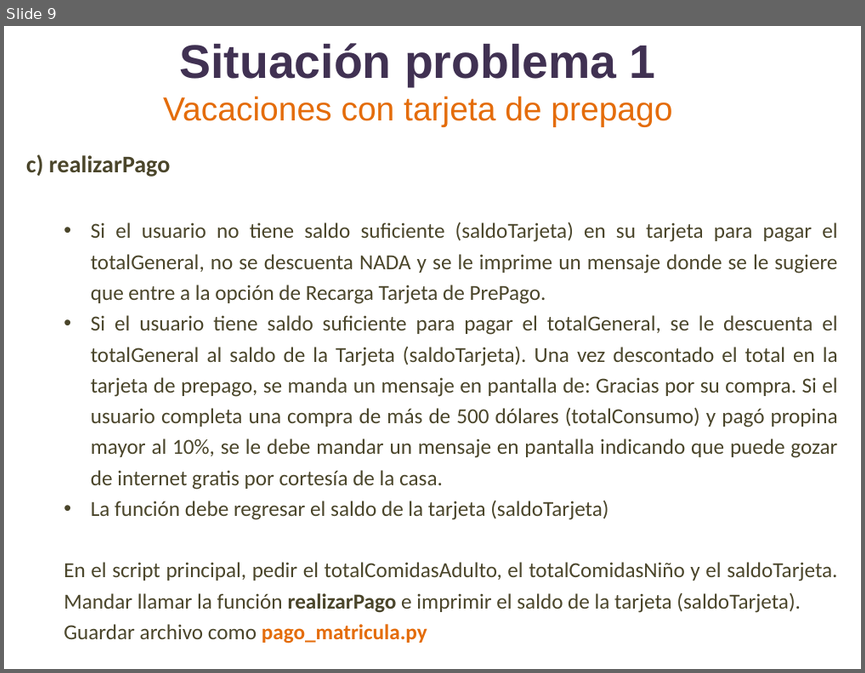
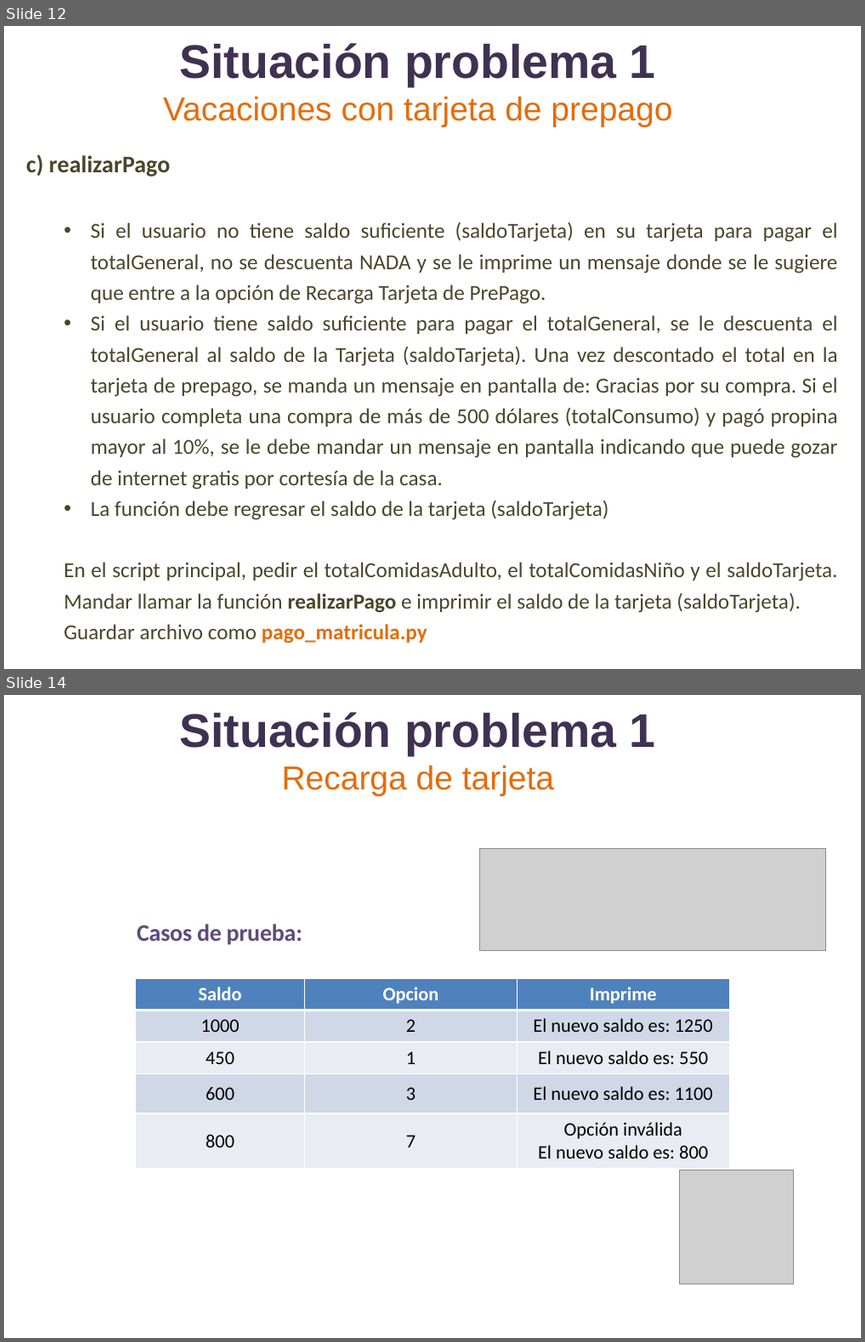
Before and after one commit to lizetheP/PensamientoC, a slide deck: Calendario2019/Presentaciones/Semana2/SITUACION1_F.pptx. Shown one above the other, each under a label of ours: slide 9 before the commit, slides 12 and 14 after it; the slides between them are not shown. The pictures are 865x673 and 865x1342 pixels, drawn with LibreOffice and Linux fonts; fonts in the diff are those of the drawing; grey boxes stand for pictures. Boxes give left, top, right and bottom in pixels: in the first picture for what was removed or moved away, otherwise in the second. Text is boxed around its words. In the diff, an @@ line names an element or a change of style, - is before the commit and + after.

```diff
--- a/Calendario2019/Presentaciones/Semana2/SITUACION1_F.pptx
+++ b/Calendario2019/Presentaciones/Semana2/SITUACION1_F.pptx
@@ slide 14 added at [4,695,861,1338], background #FFFFFF @@
@@ title added at [180,712,656,796], 39.6 pt, text #403152, bold @@
+Situación problema 1
+Recarga de tarjeta
@@ picture added at [479,848,826,950] @@
@@ text added at [137,924,302,945], 20 pt, text #604A7B, bold @@
+Casos de prueba:
@@ table added at [136,978,730,1165], 5 rows, 3 columns @@
+Saldo | Opcion | Imprime
+1000 | 2 | El nuevo saldo es: 1250
+450 | 1 | El nuevo saldo es: 550
+600 | 3 | El nuevo saldo es: 1100
+800 | 7 | Opción inválida / El nuevo saldo es: 800
@@ picture added at [679,1169,793,1283] @@
@@ what was slide 9 is now slide 12 @@
```
Also in this commit, not shown: 5 slides changed, 3 other slides added, 2 other files.
